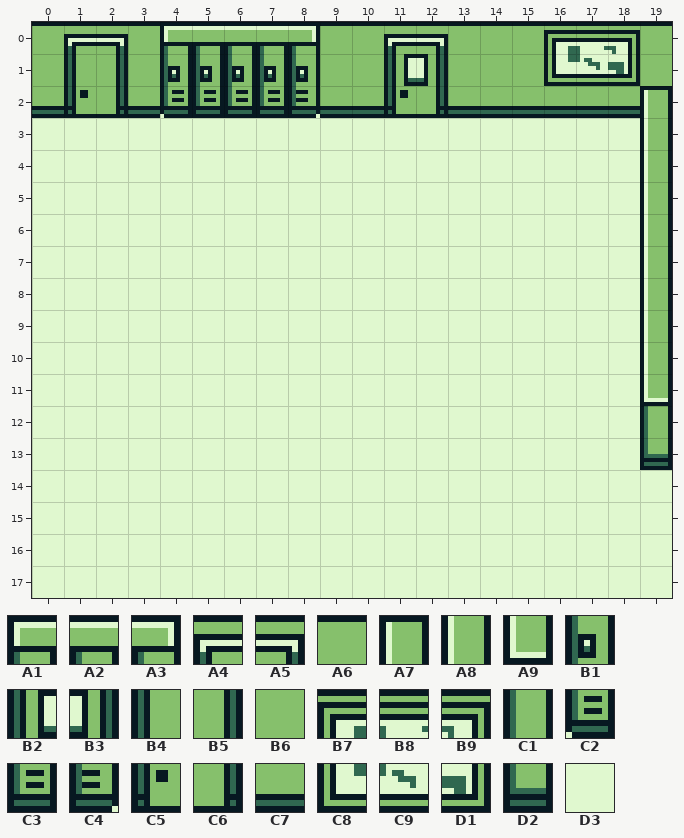
A Tiled map gets an edit: assets/backgrounds/Level3.tmx. Above, as it was before the edit.
Cells are 8x8 px. Shown: x 0..19, y 0..17.
Key: from "Assets": A1 0, A2 2, A3 4, A4 6, A5 7, A6 18, A7 32, A8 34, A9 36, B1 128, B2 134, B3 135, B4 137, B5 138, B6 146, B7 150, B8 151, B9 152, C1 164, C2 256, C3 258, C4 260, C5 262, C6 263, C7 274, C8 278, C9 279, D1 280, D2 292, D3 1282.
__ is an empty cell.
Layer "Tile Layer 1" before, first column x 0:
 0 A6 A4 A5 A6 A1 A2 A2 A2 A3 A6 A6 A4 A5 A6 A6 A6 B7 B8 B9 A6
 1 B6 B4 B5 B6 B1 B1 B1 B1 B1 B6 B6 B2 B3 B6 B6 B6 C8 C9 D1 B6
 2 C7 C5 C6 C7 C2 C3 C3 C3 C4 C7 C7 C5 C6 C7 C7 C7 C7 C7 C7 A7
 3 D3 D3 D3 D3 D3 D3 D3 D3 D3 D3 D3 D3 D3 D3 D3 D3 D3 D3 D3 A8
 4 D3 D3 D3 D3 D3 D3 D3 D3 D3 D3 D3 D3 D3 D3 D3 D3 D3 D3 D3 A8
 5 D3 D3 D3 D3 D3 D3 D3 D3 D3 D3 D3 D3 D3 D3 D3 D3 D3 D3 D3 A8
 6 D3 D3 D3 D3 D3 D3 D3 D3 D3 D3 D3 D3 D3 D3 D3 D3 D3 D3 D3 A8
 7 D3 D3 D3 D3 D3 D3 D3 D3 D3 D3 D3 D3 D3 D3 D3 D3 D3 D3 D3 A8
 8 D3 D3 D3 D3 D3 D3 D3 D3 D3 D3 D3 D3 D3 D3 D3 D3 D3 D3 D3 A8
 9 D3 D3 D3 D3 D3 D3 D3 D3 D3 D3 D3 D3 D3 D3 D3 D3 D3 D3 D3 A8
10 D3 D3 D3 D3 D3 D3 D3 D3 D3 D3 D3 D3 D3 D3 D3 D3 D3 D3 D3 A8
11 D3 D3 D3 D3 D3 D3 D3 D3 D3 D3 D3 D3 D3 D3 D3 D3 D3 D3 D3 A9
12 D3 D3 D3 D3 D3 D3 D3 D3 D3 D3 D3 D3 D3 D3 D3 D3 D3 D3 D3 C1
13 D3 D3 D3 D3 D3 D3 D3 D3 D3 D3 D3 D3 D3 D3 D3 D3 D3 D3 D3 D2
14 D3 D3 D3 D3 D3 D3 D3 D3 D3 D3 D3 D3 D3 D3 D3 D3 D3 D3 D3 D3
15 D3 D3 D3 D3 D3 D3 D3 D3 D3 D3 D3 D3 D3 D3 D3 D3 D3 D3 D3 D3
16 D3 D3 D3 D3 D3 D3 D3 D3 D3 D3 D3 D3 D3 D3 D3 D3 D3 D3 D3 D3
17 D3 D3 D3 D3 D3 D3 D3 D3 D3 D3 D3 D3 D3 D3 D3 D3 D3 D3 D3 D3
The result:
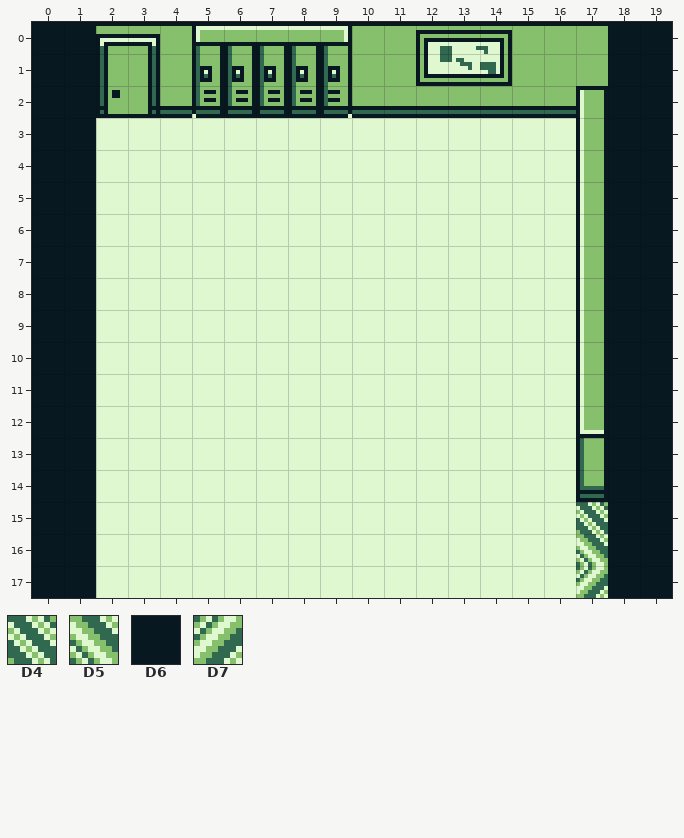
Further tiles: from "Assets": D4 671, D5 799, D6 898, D7 927.
Changes in this commit:
Changed rows in their new state; .. is an unchanged cell.
Layer "Tile Layer 1":
first column x 0:
 0 D6 D6 A4 A5 A6 A1 .. .. A2 A3 .. A6 B7 B8 B9 .. A6 A6 D6 D6
 1 D6 D6 B4 B5 B6 .. .. .. .. B1 .. B6 C8 C9 D1 .. B6 B6 D6 D6
 2 D6 D6 C5 C6 C7 C2 .. .. C3 C4 .. C7 C7 .. .. .. .. A7 D6 D6
 3 D6 D6 .. .. .. .. .. .. .. .. .. .. .. .. .. .. .. A8 D6 D6
 4 D6 D6 .. .. .. .. .. .. .. .. .. .. .. .. .. .. .. A8 D6 D6
 5 D6 D6 .. .. .. .. .. .. .. .. .. .. .. .. .. .. .. A8 D6 D6
 6 D6 D6 .. .. .. .. .. .. .. .. .. .. .. .. .. .. .. A8 D6 D6
 7 D6 D6 .. .. .. .. .. .. .. .. .. .. .. .. .. .. .. A8 D6 D6
 8 D6 D6 .. .. .. .. .. .. .. .. .. .. .. .. .. .. .. A8 D6 D6
 9 D6 D6 .. .. .. .. .. .. .. .. .. .. .. .. .. .. .. A8 D6 D6
10 D6 D6 .. .. .. .. .. .. .. .. .. .. .. .. .. .. .. A8 D6 D6
11 D6 D6 .. .. .. .. .. .. .. .. .. .. .. .. .. .. .. A8 D6 D6
12 D6 D6 .. .. .. .. .. .. .. .. .. .. .. .. .. .. .. A9 D6 D6
13 D6 D6 .. .. .. .. .. .. .. .. .. .. .. .. .. .. .. C1 D6 D6
14 D6 D6 .. .. .. .. .. .. .. .. .. .. .. .. .. .. .. D2 D6 D6
15 D6 D6 .. .. .. .. .. .. .. .. .. .. .. .. .. .. .. D4 D6 D6
16 D6 D6 .. .. .. .. .. .. .. .. .. .. .. .. .. .. .. D5 D6 D6
17 D6 D6 .. .. .. .. .. .. .. .. .. .. .. .. .. .. .. D7 D6 D6
Boxes around the changes in both pictures, in picture pixels (x1, y1, x2, y2):
changed: (32, 26, 200, 598)
changed: (296, 26, 352, 118)
changed: (384, 30, 512, 114)
changed: (544, 26, 672, 598)
